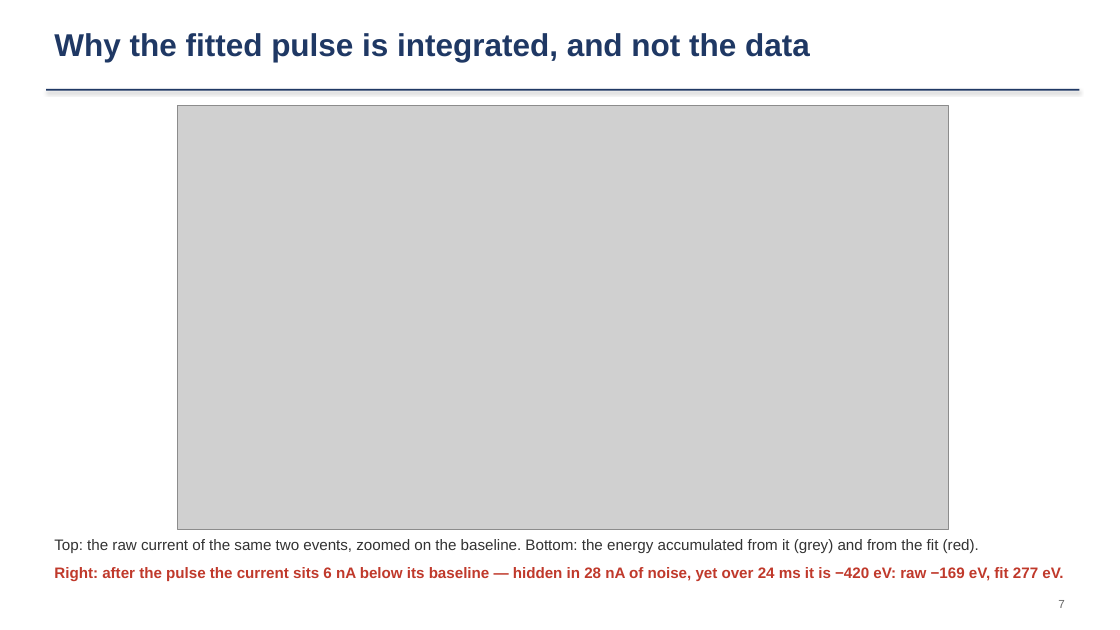
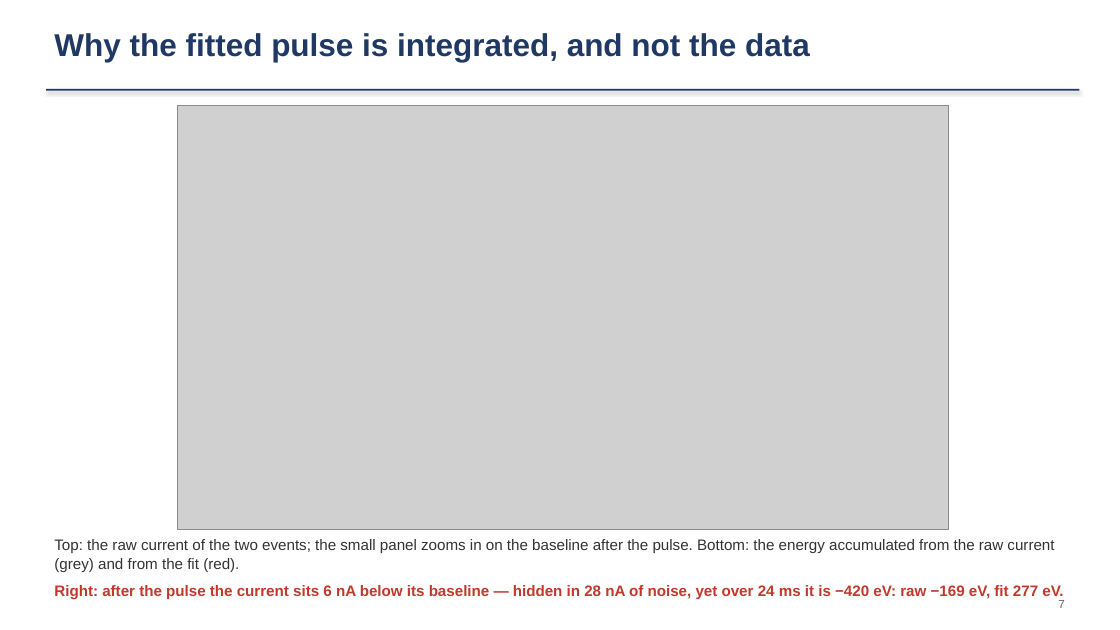
Before and after one commit to ZhihengLi0/urop, a slide deck: slide 7 of snolab/collection_efficiency/presentation/SNOLAB_R4_collection_efficiency_20260910.pptx. Drawn at 1120x630 pixels with LibreOffice and Linux fonts; fonts in the diff are those of the drawing; grey boxes stand for pictures. Boxes give left, top, right and bottom in pixels: in the first picture for what was removed or moved away, otherwise in the second. Text is boxed around its words. In the diff, an @@ line names an element or a change of style, - is before the commit and + after.

```diff
--- a/snolab/collection_efficiency/presentation/SNOLAB_R4_collection_efficiency_20260910.pptx
+++ b/snolab/collection_efficiency/presentation/SNOLAB_R4_collection_efficiency_20260910.pptx
@@ text at (54, 539, 1054, 572): text changed @@
-Top: the raw current of the same two events, zoomed on the baseline. Bottom: the energy accumulated from it (grey) and from the fit (red).
+Top: the raw current of the two events; the small panel zooms in on the baseline after the pulse. Bottom: the energy accumulated from the raw current (grey) and from the fit (red).
```
Also in this commit, not shown: 11 other files.
